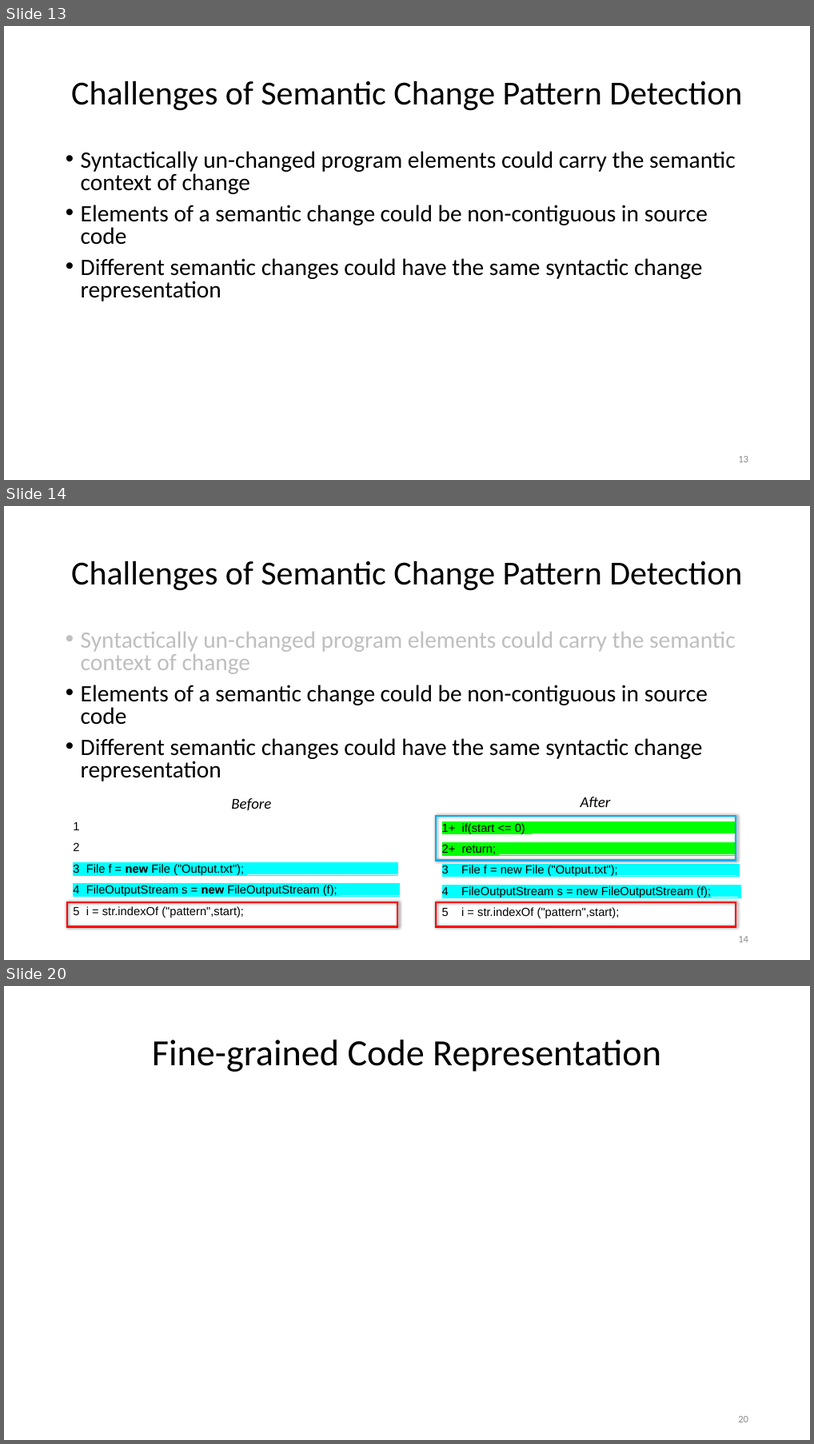
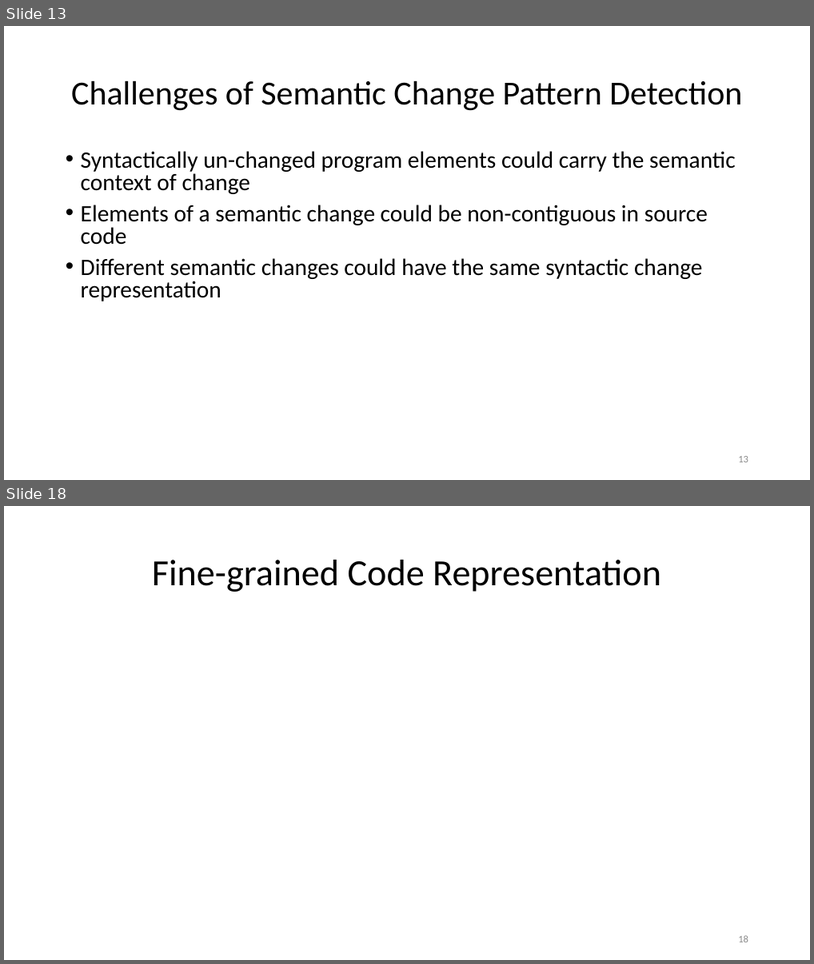
Before and after one commit to nguyenhoan/CPatMiner, a slide deck: CPatMiner_2.pptx. Shown one above the other, each under a label of ours: slides 13, 14 and 20 before the commit, slides 13 and 18 after it; the slides between them are not shown. The pictures are 814x1444 and 814x964 pixels, drawn with LibreOffice and Linux fonts; fonts in the diff are those of the drawing. Boxes give left, top, right and bottom in pixels: in the first picture for what was removed or moved away, otherwise in the second. Text is boxed around its words. In the diff, an @@ line names an element or a change of style, - is before the commit and + after.

```diff
--- a/CPatMiner_2.pptx
+++ b/CPatMiner_2.pptx
@@ slide 14 removed at (4, 506, 810, 960), background #FFFFFF @@
@@ title removed at (71, 561, 742, 591) @@
-Challenges of Semantic Change Pattern Detection
@@ text removed at (81, 632, 736, 781) @@
-• Syntactically un-changed program elements could carry the semantic context of change
-• Elements of a semantic change could be non-contiguous in source code
-• Different semantic changes could have the same syntactic change representation
@@ rectangle removed at (436, 816, 736, 860) @@
@@ group removed at (73, 796, 738, 918): 4 texts @@
-1
-2
-3 File f = new File ("Output.txt"); _______________________
-4 FileOutputStream s = new FileOutputStream (f); _________
-5 i = str.indexOf ("pattern",start); ______________________
-Before
-1+ if(start <= 0) _______________________________
-2+ return; ____________________________________
-3 File f = new File ("Output.txt");__________________
-4 FileOutputStream s = new FileOutputStream (f);____
-5 i = str.indexOf ("pattern",start);____
-After
@@ rectangle removed at (67, 902, 398, 927) @@
@@ rectangle removed at (436, 902, 736, 927) @@
@@ page number removed at (738, 936, 749, 942) @@
-14
@@ what was slide 20 is now slide 18 @@
@@ page number at (738, 935, 749, 942): text changed @@
-20
+18
```
Also in this commit, not shown: 6 slides changed, 1 other slide removed.
